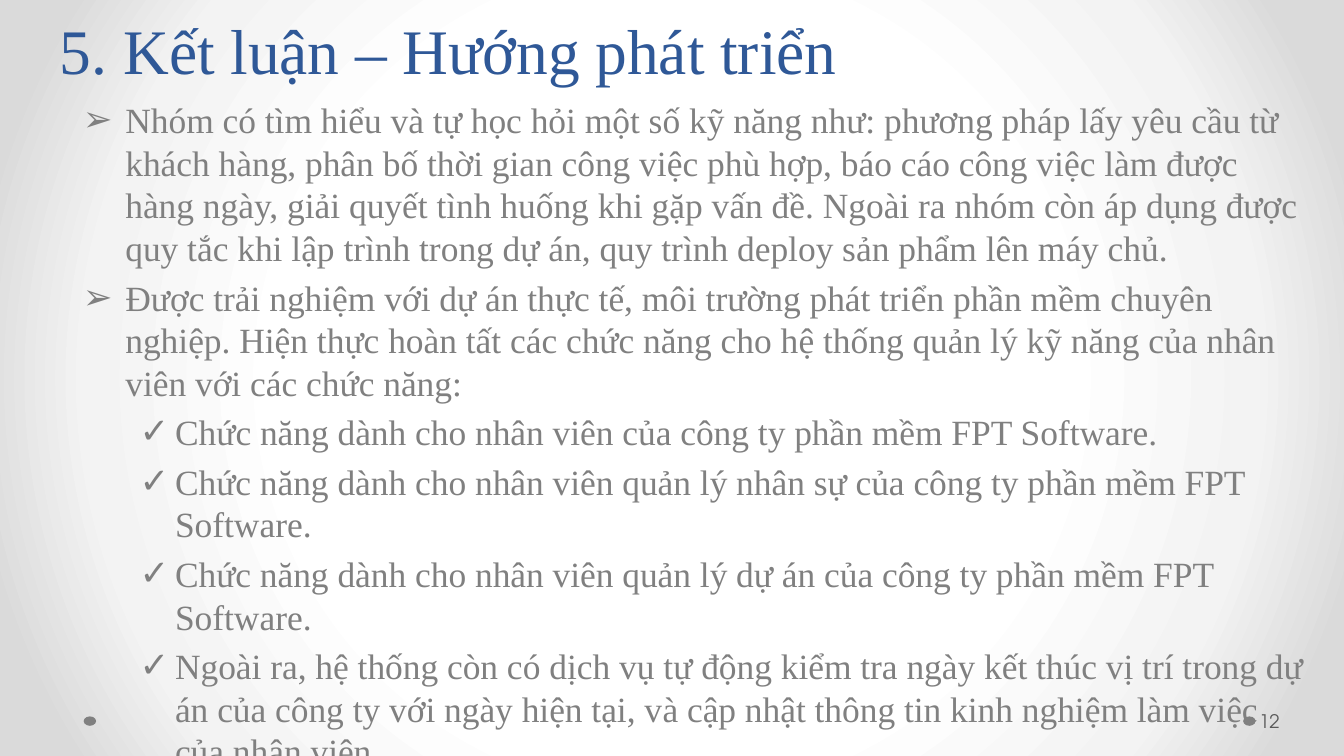
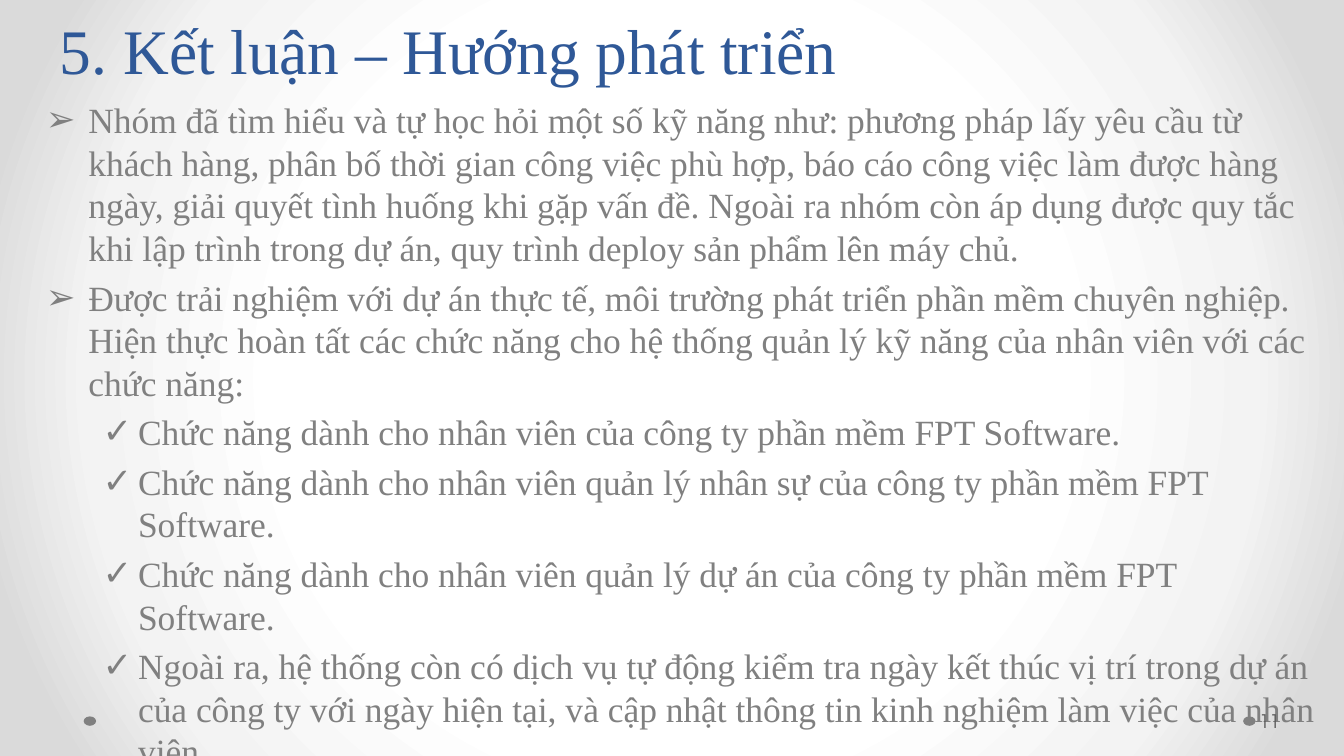
Before and after one commit to andy3520/intern-final-doc, a slide deck: slide 11 of doc/BAO_CAO-DO_AN_TOT_NGHIEP-SKILL_INVENTORY.pptx (slide 12 before the commit). Drawn at 1344x756 pixels with LibreOffice and Linux fonts; fonts in the diff are those of the drawing. Boxes give left, top, right and bottom in pixels: in the first picture for what was removed or moved away, otherwise in the second. Text is boxed around its words. In the diff, an @@ line names an element or a change of style, - is before the commit and + after.

```diff
--- a/doc/BAO_CAO-DO_AN_TOT_NGHIEP-SKILL_INVENTORY.pptx
+++ b/doc/BAO_CAO-DO_AN_TOT_NGHIEP-SKILL_INVENTORY.pptx
@@ text "Nhóm đã tìm hiểu và ...": place and size @@
-text "Nhóm đã tìm hiểu và ..." at [125, 107, 1303, 729]
+text "Nhóm đã tìm hiểu và ..." at [88, 107, 1314, 729]
@@ text at [88, 107, 1294, 268]: text changed @@
-➢ Nhóm có tìm hiểu và tự học hỏi một số kỹ năng như: phương pháp lấy yêu cầu từ khách hàng, phân bố thời gian công việc phù hợp, báo cáo công việc làm được hàng ngày, giải quyết tình huống khi gặp vấn đề. Ngoài ra nhóm còn áp dụng được quy tắc khi lập trình trong dự án, quy trình deploy sản phẩm lên máy chủ.
+➢ Nhóm đã tìm hiểu và tự học hỏi một số kỹ năng như: phương pháp lấy yêu cầu từ khách hàng, phân bố thời gian công việc phù hợp, báo cáo công việc làm được hàng ngày, giải quyết tình huống khi gặp vấn đề. Ngoài ra nhóm còn áp dụng được quy tắc khi lập trình trong dự án, quy trình deploy sản phẩm lên máy chủ.
@@ page number at [1259, 709, 1280, 728]: text changed @@
-12
+11
```
Also in this commit, not shown: 9 other slides changed, 1 slide removed, 3 other files.
